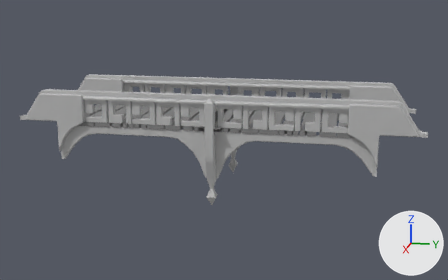
Two versions of the FBX model Assets/Models/SM_Bridge_02.fbx, one commit apart.
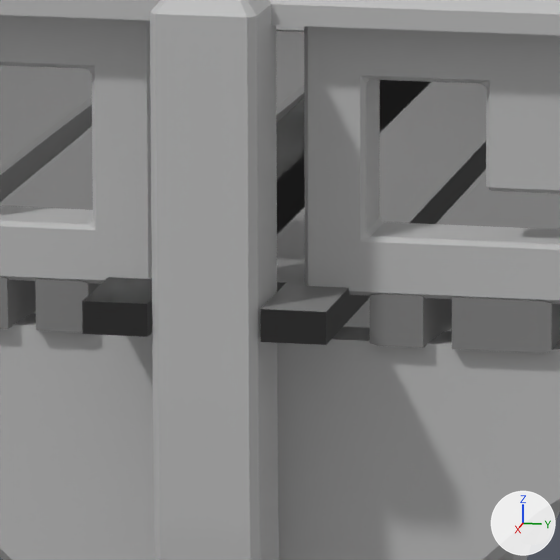
Each version is shown whole from a camera (50 mm lens) standing at (16.1, 3.24, 3.39) and looking at (0.01, 0.02, -0.63), then close up on the part from 43% to 54% of the width and 37% to 54% of the height. Every picture has the same lights, and +X, +Y and +Z are marked at lower right. Where no turn or scale is listed for an object, it has been applied to the vertices.

Objects in the first close-up: 'SM_Bridge_02'.
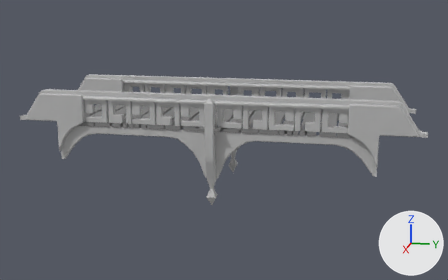
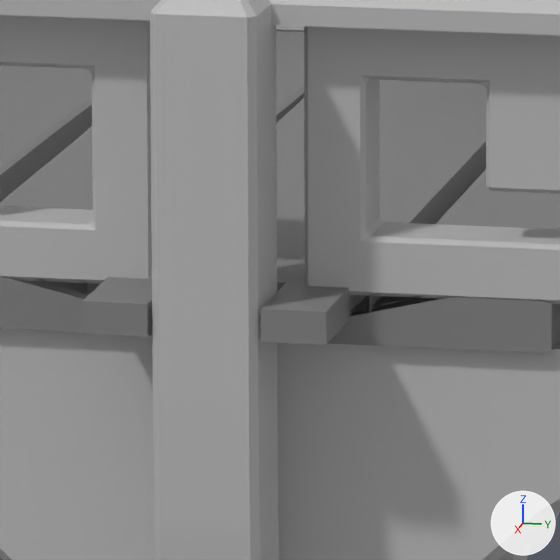
Where the newer file only moved an object's origin or applied its transform, the numbers keep the older frame.

Boxes [x1, y1, x2, y2] around the edits, measured in the close-ups (560 x 560 px; the box of a moved part takes in the faces that stretch with it):
part 1 of me_mesh, deleted
    before: [82, 80, 486, 345]
part 2 of me_mesh, moved or reshaped
    both: [0, 278, 552, 353]

The edits, one by one:
me_mesh is used by ob_sm_bridge_02; location (0.006, -3.998, 0.054).
me_mesh had 3478 vertices, 3381 faces and spanned x -1.8..1.79, y -1.11..9.11, z -2.05..0.79.
me_mesh now has 3425 vertices, 3344 faces and spans x -1.8..1.79, y -1.11..9.11, z -2.05..0.79.
me_mesh part 1: the loose piece of 44 vertices spanning x -1.79..1.78, y 3.74..4.26, z -0.05..0.02 is deleted.
Part 2, on me_mesh:
14 vertices are removed from x -1.55..1.54, y 3.5..4.5, z -0.11.
16 faces are deleted.
5 vertices are added at (-1.55, 4.0, -0.11), (1.54, 4.0, -0.11), (1.54, 4.0, -0.11), (1.3, 4.0, -0.11), (0.0, 4.0, -0.11).
12 new faces join them, mat_wood2 (grey #828282).
